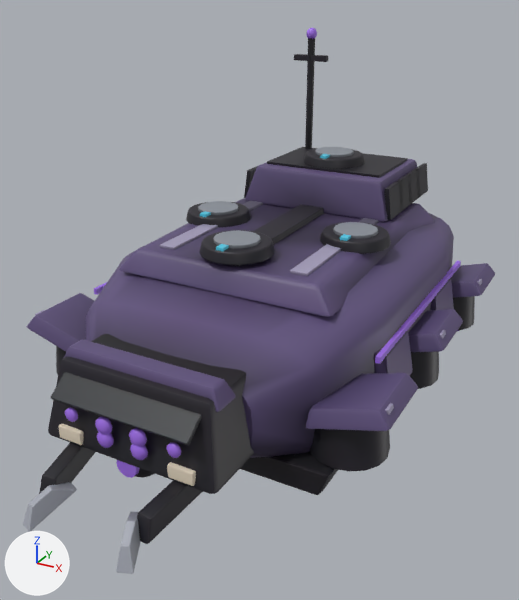
A saved change to the glTF model assets/vehicles/ex_strider_6.glb.
Camera for both pictures: a 50 mm camera at (5.24, -10.3, 5.16) aimed at (0.11, -0.97, 0.49). The axes (+X, +Y, +Z) are drawn at lower left. The lights are the same throughout. The picture after the commit comes second. Where no turn or scale is listed for an object, it has been applied to the vertices. Vertices at exactly the same position are counted once.
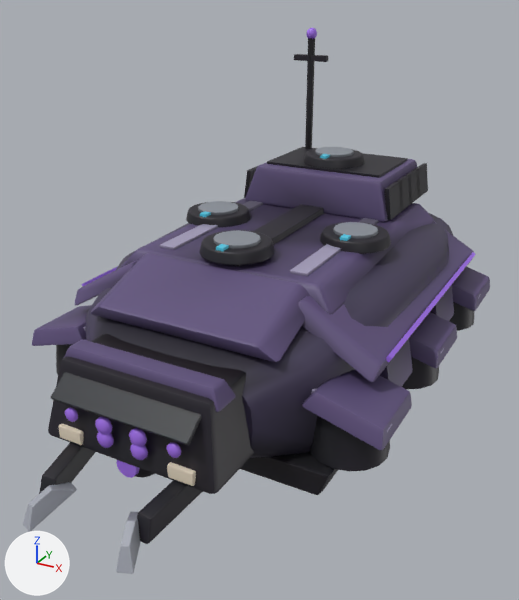
Where the newer file only moved an object's origin or applied its transform, the numbers keep the older frame.

Changed parts and their boxes [x1, y1, x2, y2] in the pictures (519 x 600 px; the box of a moved part takes in the faces that stretch with it):
'Mesh_0', reshaped: before [23, 28, 495, 574]; after [23, 28, 490, 574]
part 1 of me_mesh_0, moved or reshaped (not visible before): after [452, 267, 490, 311]
part 2 of me_mesh_0, moved or reshaped (not visible afterwards): before [451, 263, 495, 298]
part 3 of me_mesh_0, moved or reshaped (not visible afterwards): before [385, 403, 394, 415]
part 4 of me_mesh_0, rebuilt: before [306, 373, 418, 431]; after [302, 369, 412, 450]
part 5 of me_mesh_0, rebuilt: before [27, 293, 94, 352]; after [32, 305, 92, 346]
part 6 of me_mesh_0, rebuilt: before [408, 309, 463, 352]; after [409, 312, 457, 368]
part 7 of me_mesh_0, added (purple): after [298, 221, 474, 382]
part 8 of me_mesh_0, added (purple): after [75, 260, 138, 305]
part 9 of me_mesh_0, added (purple): after [90, 253, 310, 362]
part 10 of me_mesh_0, moved or reshaped: before [375, 261, 461, 364]; after [386, 252, 476, 362]
part 11 of me_mesh_0, moved or reshaped: before [94, 282, 107, 295]; after [82, 266, 118, 286]
part 12 of me_mesh_0, recoloured (darker): [83, 214, 454, 454] in both

The edits, one by one:
me_mesh_0 is used by ob_mesh_0; location (-3.04, 4.51, -1.25).
me_mesh_0 had 5360 vertices, 10380 faces and spanned x 0.0..6.09, y -9.99..0.0, z 0.0..5.66.
me_mesh_0 now has 5444 vertices, 10560 faces and spans x 0.06..6.03, y -9.99..0.0, z 0.0..5.66.
me_mesh_0 part 1: the loose piece of 56 vertices spanning x 0.0..1.14, y -2.73..-1.51, z 1.06..1.6 is moved by (4.88, 0.0, 0.0).
me_mesh_0 part 2: the loose piece of 56 vertices spanning x 4.94..6.09, y -2.73..-1.51, z 1.06..1.6 is moved by (-4.88, 0.0, 0.0).
me_mesh_0 part 3: the loose piece of 56 vertices spanning x 4.95..6.02, y -7.36..-7.16, z 1.21..1.57 is moved by (-4.88, 0.0, 0.0).
me_mesh_0 part 4: the loose piece of 56 vertices spanning x 4.94..6.09, y -7.51..-6.3, z 1.06..1.6 is rebuilt with 56 vertices and now spans x 4.88..6.03, y -7.51..-6.3, z 1.06..1.6.
me_mesh_0 part 5: the loose piece of 56 vertices spanning x 0.0..1.14, y -7.51..-6.3, z 1.06..1.6 is rebuilt with 56 vertices and now spans x 0.06..1.2, y -7.51..-6.3, z 1.06..1.6.
me_mesh_0 part 6: the loose piece of 56 vertices spanning x 4.94..6.09, y -5.12..-3.9, z 1.06..1.6 is rebuilt with 56 vertices and now spans x 4.88..6.03, y -5.12..-3.9, z 1.06..1.6.
me_mesh_0 part 7: a new loose piece of 92 vertices spanning x 4.33..5.67, y -6.88..-1.52, z 1.61..2.5, in mat_hull.
me_mesh_0 part 8: a new loose piece of 92 vertices spanning x 0.42..1.76, y -6.88..-1.52, z 1.61..2.5, in mat_hull.
me_mesh_0 part 9: a new loose piece of 68 vertices spanning x 1.48..4.6, y -7.7..-6.42, z 2.0..2.63, in mat_hull.
me_mesh_0 part 10: 2 vertices moved within x 4.43, y -2.55, z 2.67; 8 vertices removed from x 5.49..5.56, y -6.44..-2.19, z 1.67..1.77; 8 vertices added at x 5.64..5.74, y -6.52..-1.88, z 1.77..1.87.
me_mesh_0 part 11: 2 vertices moved within x 1.59, y -2.55, z 2.68; 8 vertices removed from x 0.53..0.6, y -6.44..-2.19, z 1.67..1.77; 8 vertices added at x 0.34..0.44, y -6.52..-1.88, z 1.77..1.87.
me_mesh_0 part 12: 937 kept faces spanning x 0.24..5.84, y -9.99..-0.65, z 0.12..3.57 get new vertex colours; the middle colour goes from dark purple #504369 to dark purple #3f3652.
Other edits to the shape of me_mesh_0 do not show in these pictures.
